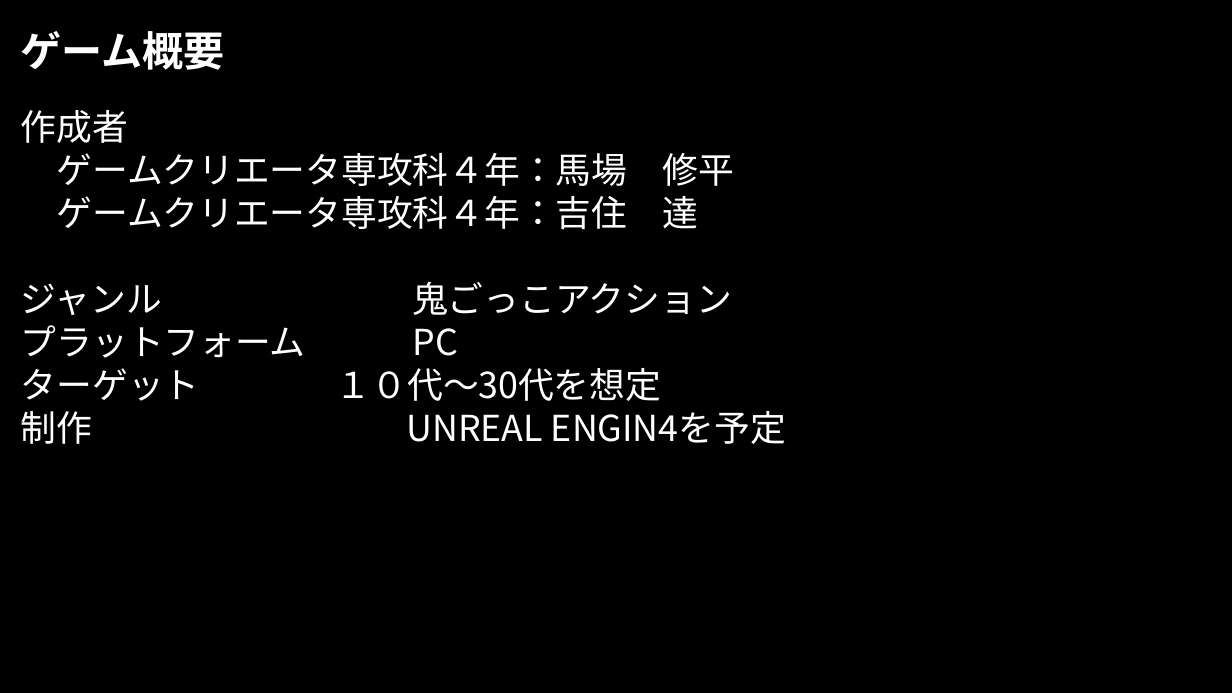
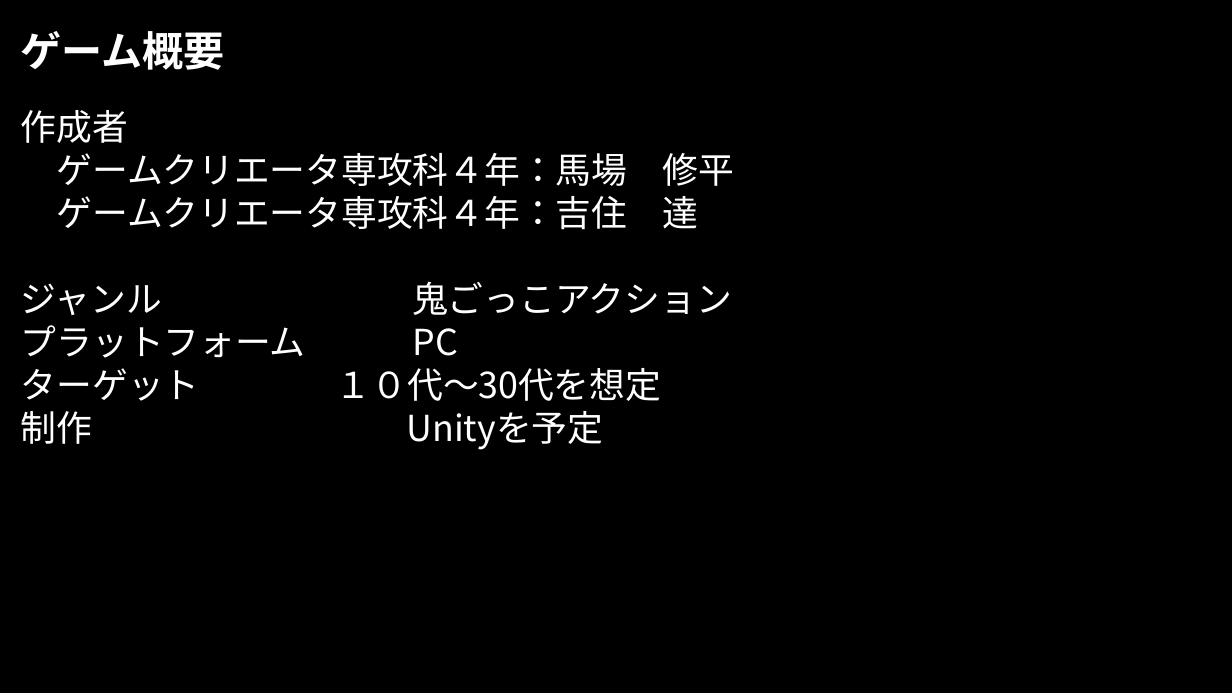
Before and after one commit to ASOGAMESHOW2020-Summer/-, a slide deck: slide 2 of 企画書案 _0501.pptx. Drawn at 1232x693 pixels with LibreOffice and Linux fonts; fonts in the diff are those of the drawing; background and template pictures are left out. Boxes give left, top, right and bottom in pixels: in the first picture for what was removed or moved away, otherwise in the second. Text is boxed around its words. In the diff, an @@ line names an element or a change of style, - is before the commit and + after.

Commit message:
企画書

```diff
--- a/企画書案 _0501.pptx
+++ b/企画書案 _0501.pptx
@@ title at [21, 110, 735, 450]: text changed @@
-作成者
-ゲームクリエータ専攻科４年：馬場 修平
-ゲームクリエータ専攻科４年：吉住 達
-ジャンル 鬼ごっこアクション
-プラットフォーム PC
-ターゲット １０代～30代を想定
-制作 UNREAL ENGIN4を予定
+作成者
+ゲームクリエータ専攻科４年：馬場 修平
+ゲームクリエータ専攻科４年：吉住 達
+ジャンル 鬼ごっこアクション
+プラットフォーム PC
+ターゲット １０代～30代を想定
+制作 Unityを予定
```
